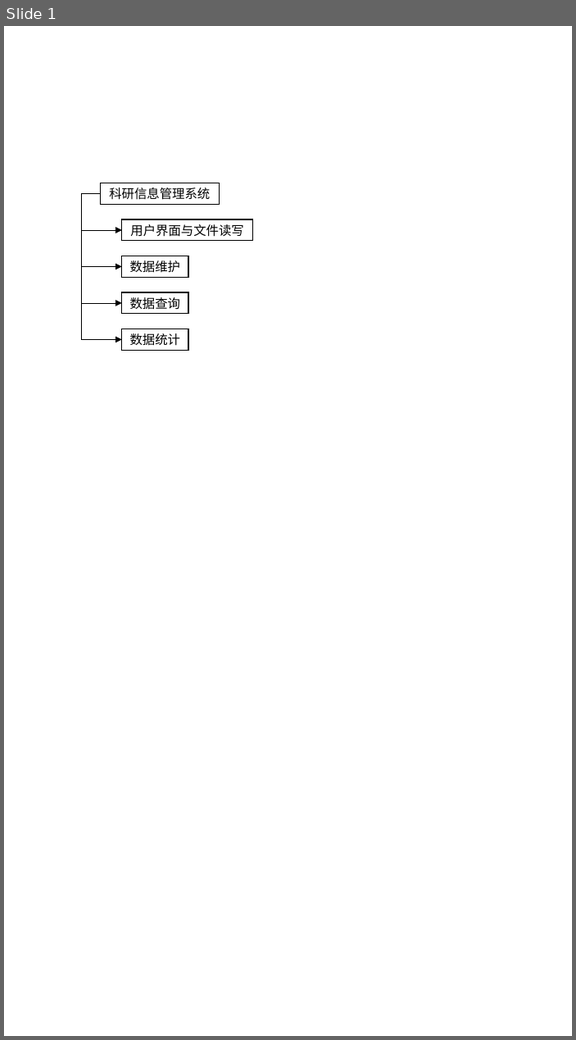
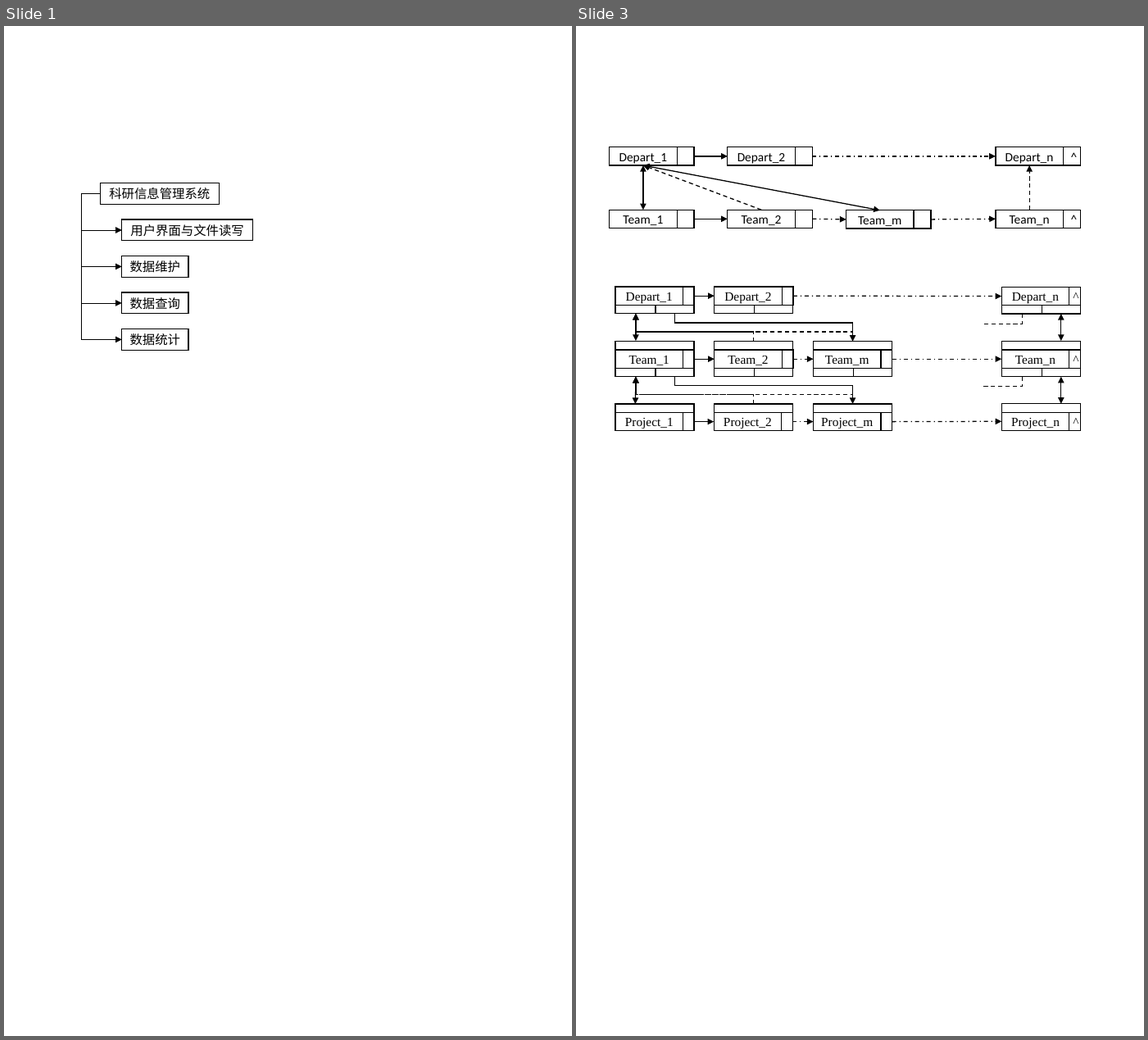
Before and after one commit to smdsbz/curriculum-design-1, a slide deck: Experiment_Report/drafts.pptx. Shown side by side, each under a label of ours: slide 1 before the commit, slides 1 and 3 after it; the slides between them are not shown. The pictures are 576x1040 and 1148x1040 pixels, drawn with LibreOffice and Linux fonts; fonts in the diff are those of the drawing. Boxes give left, top, right and bottom in pixels: in the first picture for what was removed or moved away, otherwise in the second. Text is boxed around its words. In the diff, an @@ line names an element or a change of style, - is before the commit and + after.

```diff
--- a/Experiment_Report/drafts.pptx
+++ b/Experiment_Report/drafts.pptx
@@ slide 3 added at (576,26,1144,1036), background #FFFFFF @@
@@ rectangle added at (610,147,677,165), fill #FFFFFF, outline #000000 1 pt, 12 pt, text #000000 @@
+Depart_1
@@ rectangle added at (677,147,694,165), fill #FFFFFF, outline #000000 1 pt @@
@@ rectangle added at (728,147,795,165), fill #FFFFFF, outline #000000 1 pt, 12 pt, text #000000 @@
+Depart_2
@@ rectangle added at (795,147,812,165), fill #FFFFFF, outline #000000 1 pt @@
@@ rectangle added at (996,147,1063,165), fill #FFFFFF, outline #000000 1 pt, 12 pt, text #000000 @@
+Depart_n
@@ rectangle added at (1063,147,1080,165), fill #FFFFFF, outline #000000 1 pt, 12 pt, text #000000 @@
+^
@@ double arrow added from (643, 165) to (643, 210), #000000 1 pt @@
@@ double arrow added from (643, 165) to (880, 210), #000000 1 pt @@
@@ arrow added from (761, 210) to (643, 165), #000000 1 pt dashed @@
@@ arrow added from (694, 156) to (728, 156), #000000 1 pt @@
@@ arrow added from (812, 156) to (996, 156), #000000 1 pt dashed @@
@@ arrow added from (1029, 210) to (1029, 165), #000000 1 pt dashed @@
@@ rectangle added at (610,210,677,229), fill #FFFFFF, outline #000000 1 pt, 12 pt, text #000000 @@
+Team_1
@@ rectangle added at (677,210,694,229), fill #FFFFFF, outline #000000 1 pt @@
@@ arrow added from (694, 220) to (728, 220), #000000 1 pt @@
@@ rectangle added at (728,210,795,229), fill #FFFFFF, outline #000000 1 pt, 12 pt, text #000000 @@
+Team_2
@@ rectangle added at (795,210,812,229), fill #FFFFFF, outline #000000 1 pt @@
@@ arrow added from (812, 220) to (847, 220), #000000 1 pt dashed @@
@@ rectangle added at (847,210,914,229), fill #FFFFFF, outline #000000 1 pt, 12 pt, text #000000 @@
+Team_m
@@ rectangle added at (914,210,931,229), fill #FFFFFF, outline #000000 1 pt @@
@@ arrow added from (931, 220) to (996, 220), #000000 1 pt dashed @@
@@ rectangle added at (996,210,1063,229), fill #FFFFFF, outline #000000 1 pt, 12 pt, text #000000 @@
+Team_n
@@ rectangle added at (1063,210,1080,229), fill #FFFFFF, outline #000000 1 pt, 12 pt, text #000000 @@
+^
@@ group added at (615,287,1080,430): 44 rectangles, 8 arrows, 6 elbow arrows, 4 double arrows, 2 elbow lines @@
+Team_1
+Depart_1
+Project_1
+Team_2
+Team_m
+Team_n
+^
+Depart_2
+Depart_n
+^
+Project_2
+Project_m
+Project_n
+^
```
Also in this commit, not shown: 1 slide changed, 6 other slides added, 4 other files.
